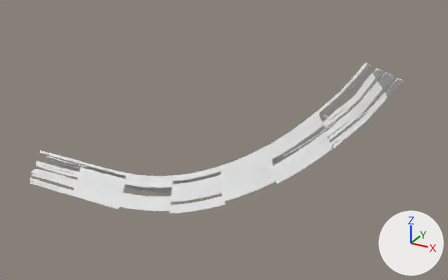
A saved change to the FBX model csgo_addons/surf_castle/models/ramps/long/long.fbx.
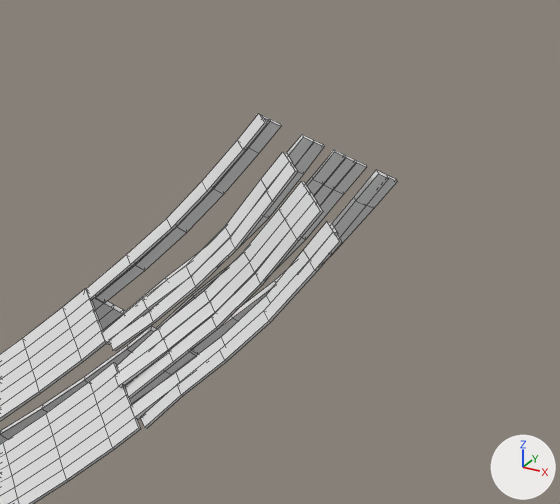
The first picture shows the older version from a camera (50 mm lens) standing at (41.0, -38.6, 24.5) and looking at (19.1, 1.3, 4.6). The close-ups show both versions on the part from 66% to 100% of the width and 11% to 61% of the height of that picture. Arrows for +X, +Y and +Z are at lower right; the lights stay in place. The close-ups show mesh edges as thin lines. Where no turn or scale is listed for an object, it has been applied to the vertices.

Objects in the first close-up: 'lev_ramp.026'.
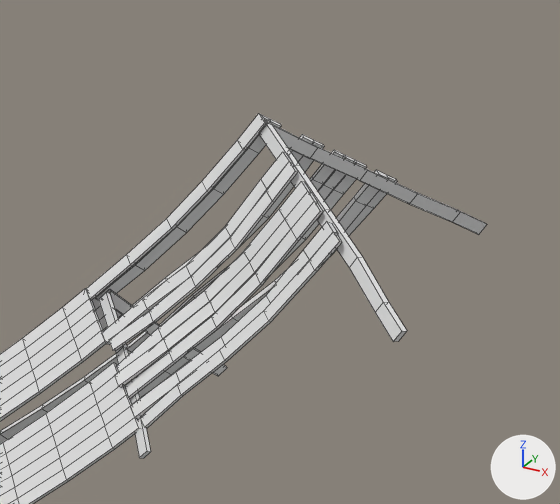
Boxes (x1, y1, x2, y2) around the edits, measured in the close-ups (560 x 504 px):
'lev_ramp.029', added: after (99, 120, 487, 459)

The change, as a diff of the scene's bpy script:
```diff
--- a/csgo_addons/surf_castle/models/ramps/long/long.fbx.py
+++ b/csgo_addons/surf_castle/models/ramps/long/long.fbx.py
@@ me_lev_ramp_011 @@
+me_lev_ramp_011.from_pydata(...)  # 288 vertices, 256 faces; spans x -39.9..0.0, y -3.9..3.9, z -5.0..15.1
+me_lev_ramp_011.materials.append(mat_wooden_plnaks)  # its picture is missing
@@ ob_lev_ramp_029 @@
+ob_lev_ramp_029 = bpy.data.objects.new('lev_ramp.029', me_lev_ramp_011)
+ob_lev_ramp_029.location = (0.0, 0.0, 0.0)
+ob_lev_ramp_029.rotation_euler = (3.142, 0.0, 0.0)  # degrees (180, 0, 0)
+ob_lev_ramp_029.scale = (-0.85, -0.85, -0.85)
```
